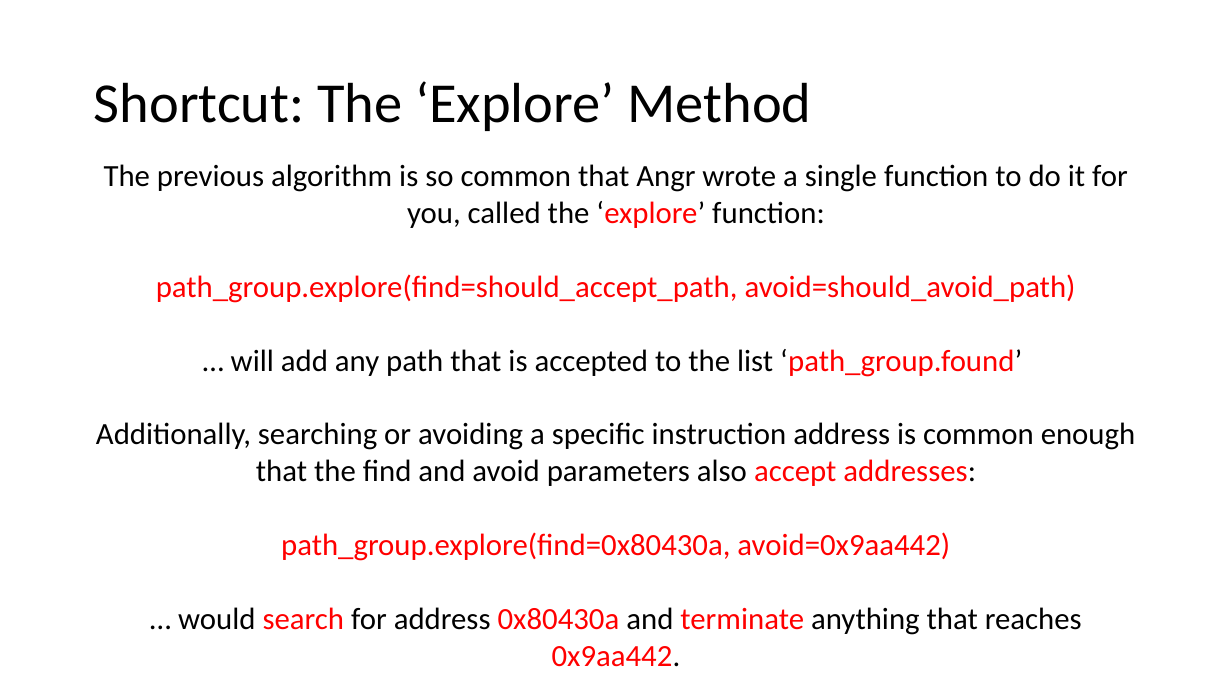
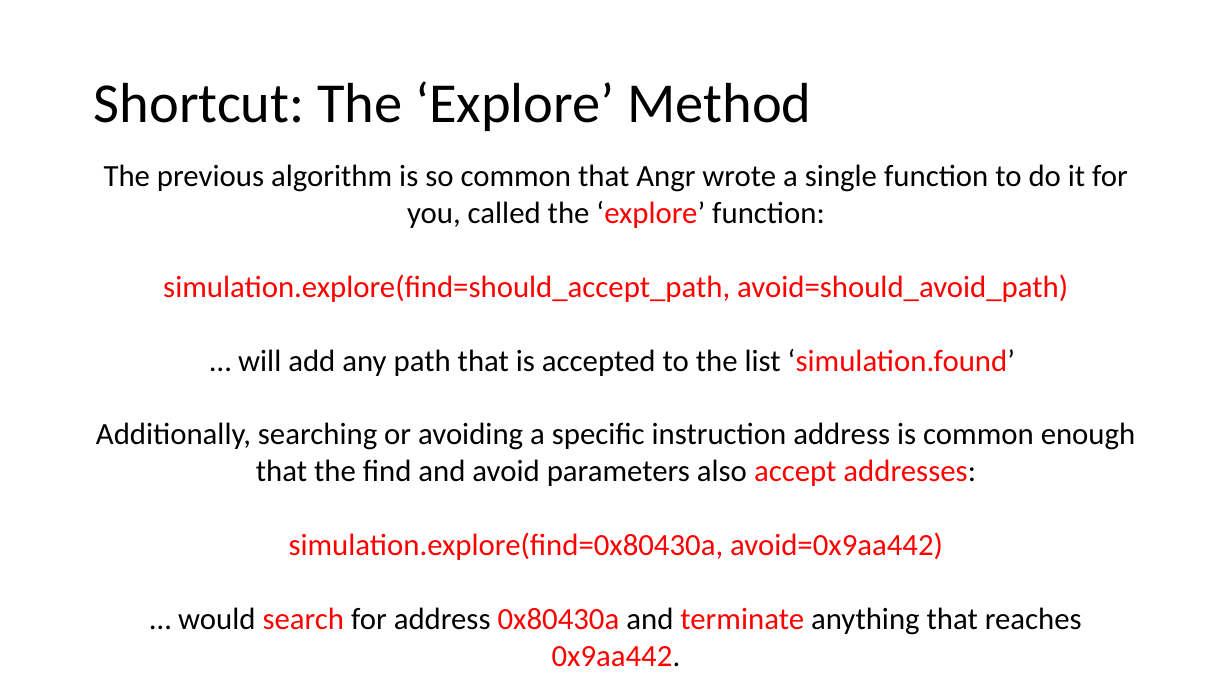
Before and after one commit to jakespringer/angr_ctf, a slide deck: slide 41 of SymbolicExecution.pptx (slide 43 before the commit). Drawn at 1232x693 pixels with LibreOffice and Linux fonts; fonts in the diff are those of the drawing. Boxes give left, top, right and bottom in pixels: in the first picture for what was removed or moved away, otherwise in the second. Text is boxed around its words. In the diff, an @@ line names an element or a change of style, - is before the commit and + after.

```diff
--- a/SymbolicExecution.pptx
+++ b/SymbolicExecution.pptx
@@ text at box(163, 274, 1068, 376): text changed @@
-path_group.explore(find=should_accept_path, avoid=should_avoid_path)
-… will add any path that is accepted to the list ‘path_group.found’
+simulation.explore(find=should_accept_path, avoid=should_avoid_path)
+… will add any path that is accepted to the list ‘simulation.found’
@@ text at box(289, 532, 943, 560): text changed @@
-path_group.explore(find=0x80430a, avoid=0x9aa442)
+simulation.explore(find=0x80430a, avoid=0x9aa442)
```
Also in this commit, not shown: 24 other slides changed, 2 slides removed.
